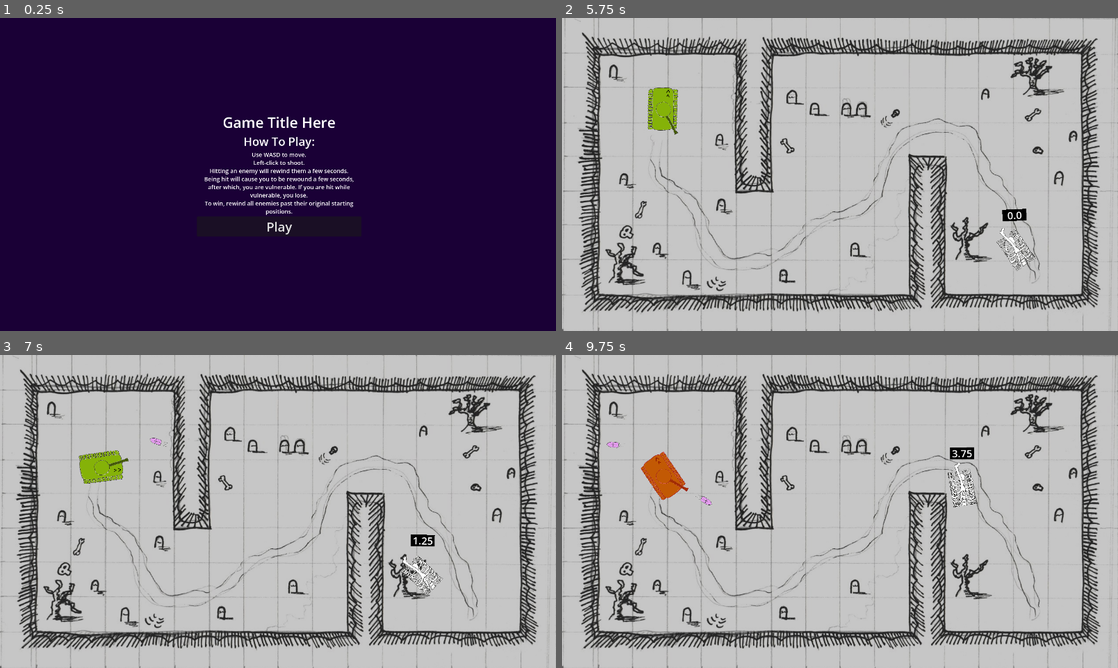
Above: before the commit, frames 1-4 (two rows, left to right).
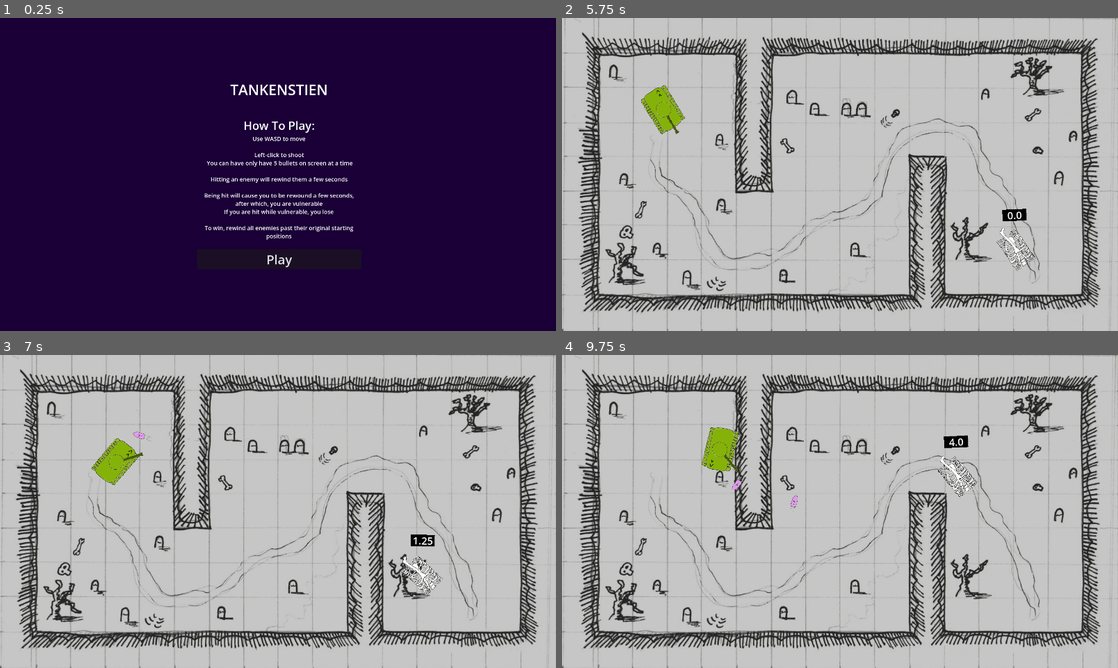
Above: after the commit, the same moments.

Repository: AugWii/GMTK-Game-Jam-Project
Game: Godot game, scene res://scenes/main.tscn
Two runs of this game, one before a commit and one after it. Both use one fixed random seed, a clock stepped at 60 frames per second and the inputs below. The engine's default icon, where the game draws it, is replaced by a stand-in: a white triangle on a blue panel in a dark square.
Inputs (mouse positions are in pixels of both pictures, inside the frame that each line leads up to):
- Up to frame 1 (0.25 s): no input
- Up to frame 2 (5.75 s): click "Play" at 0.5 s; tap Enter at 1.25, 2.75, 4.25 s; move the mouse to (962, 158) at 1.27 s; press the mouse at (962, 158) at 1.28 s; hold D (turn_right) 1.28-2.03 s; tap Space at 2, 3.5, 5 s; move the mouse to (728, 190) at 2.02 s; release the mouse at (728, 190) at 2.03 s; hold S (move_backward) 2.03-2.78 s; click (728, 190) at 2.1 s; move the mouse to (895, 105) at 2.77 s; press the mouse at (895, 105) at 2.78 s; hold D (turn_right) 2.78-3.53 s; move the mouse to (812, 237) at 3.52 s; release the mouse at (812, 237) at 3.53 s; hold W (move_forward) 3.53-4.28 s; click (812, 237) at 3.6 s; move the mouse to (1006, 221) at 4.27 s; press the mouse at (1006, 221) at 4.28 s; hold A (turn_left) from 4.28 s (still down); move the mouse to (673, 127) at 5.02 s; release the mouse at (673, 127) at 5.03 s; click (673, 127) at 5.1 s
- Up to frame 3 (7 s): move the mouse to (305, 511) at 5.77 s; release A (turn_left) at 5.78 s; press the mouse at (305, 511) at 5.78 s; hold S (move_backward) 5.78-6.53 s; move the mouse to (194, 433) at 6.52 s; release the mouse at (194, 433) at 6.53 s; hold D (turn_right) from 6.53 s (still down); click (194, 433) at 6.6 s
- Up to frame 4 (9.75 s): move the mouse to (962, 495) at 7.27 s; release D (turn_right) at 7.28 s; press the mouse at (962, 495) at 7.28 s; hold W (move_forward) 7.28-8.03 s; move the mouse to (728, 527) at 8.02 s; release the mouse at (728, 527) at 8.03 s; hold D (turn_right) 8.03-8.78 s; click (728, 527) at 8.1 s; move the mouse to (895, 442) at 8.77 s; press the mouse at (895, 442) at 8.78 s; hold S (move_backward) 8.78-9.53 s; move the mouse to (812, 574) at 9.52 s; release the mouse at (812, 574) at 9.53 s; hold A (turn_left) from 9.53 s (still down); click (812, 574) at 9.6 s

The runs differ from the first frame. In frame 1, 2.7% of the frame differs, in the area x 36-64%, y 21-80%; in frame 2, 0.4%; in frame 3, 0.8%; in frame 4, 2.4%.

Commit message:
fixed a lot of stuff

Diff:
--- a/scenes/current_level.gd
+++ b/scenes/current_level.gd
@@ -26,7 +26,7 @@
 		if node is Enemy:
 			enemies_left += 1
 
-	if enemies_left == 0:
+	if enemies_left == 0 && curr_level_num != 6:
 		LoadLevel(curr_level_num + 1)
 		level_complete.emit()
 
--- a/scenes/main_menu.tscn
+++ b/scenes/main_menu.tscn
@@ -38,23 +38,32 @@
 [node name="Label" type="Label" parent="Control/VBoxContainer" unique_id=937825085]
 layout_mode = 2
 theme_override_font_sizes/font_size = 50
-text = "Game Title Here"
+text = "TANKENSTIEN"
 horizontal_alignment = 1
 
 [node name="Label2" type="Label" parent="Control/VBoxContainer" unique_id=1662710927]
 layout_mode = 2
 theme_override_font_sizes/font_size = 40
-text = "How To Play:"
+text = "
+How To Play:"
 horizontal_alignment = 1
 
 [node name="RichTextLabel" type="RichTextLabel" parent="Control/VBoxContainer" unique_id=1528956963]
 layout_mode = 2
 theme_override_font_sizes/normal_font_size = 20
-text = "Use WASD to move.
-Left-click to shoot.
-Hitting an enemy will rewind them a few seconds.
-Being hit will cause you to be rewound a few seconds, after which, you are vulnerable. If you are hit while vulnerable, you lose.
-To win, rewind all enemies past their original starting positions."
+text = "Use WASD to move
+
+Left-click to shoot
+ You can have only have 5 bullets on screen at a time
+
+Hitting an enemy will rewind them a few seconds
+
+Being hit will cause you to be rewound a few seconds, after which, you are vulnerable
+If you are hit while vulnerable, you lose
+
+To win, rewind all enemies past their original starting positions
+
+"
 fit_content = true
 horizontal_alignment = 1
 
--- a/scenes/skeletank.tscn
+++ b/scenes/skeletank.tscn
@@ -141,7 +141,6 @@
 offset = Vector2(0, -175)
 
 [node name="CollisionShape2D" type="CollisionShape2D" parent="." unique_id=1516346738]
-visible = false
 shape = SubResource("CapsuleShape2D_q3shg")
 
 [node name="NavigationAgent2D" type="NavigationAgent2D" parent="." unique_id=727220146]
--- a/scripts/basic_enemy.gd
+++ b/scripts/basic_enemy.gd
@@ -149,10 +149,9 @@
 
 	if rewind_pos.size() > 0:
 		is_rewinding = true
+		$CollisionShape2D.disabled = true
 		$Body.material.set_shader_parameter("is_invincible", true)
 		cannon_sprite.material.set_shader_parameter("is_invincible", true)
-
-		#TODO: set shader
 
 		moving_dir = 0
 		turning = 0
@@ -201,10 +200,10 @@
 			#print("position storage size #2: " + str(current_rewind.size()))
 		if rewind_pos.size() == 0:
 			queue_free()
-		#TODO: remove shader
 
 		$Body.material.set_shader_parameter("is_invincible", false)
 		cannon_sprite.material.set_shader_parameter("is_invincible", false)
+		$CollisionShape2D.disabled = false
 		is_rewinding = false
 
 #Pathfinding Code:
--- a/scripts/main.gd
+++ b/scripts/main.gd
@@ -32,7 +32,10 @@
 		countdown_label.add_theme_font_size_override("font_size", 120)
 		countdown_label.text = "TAKE THE COUNT DOWN!!!"
 		await get_tree().create_timer(2.0).timeout
-	else:
+	elif level.curr_level_num == 6:
+		countdown_label.add_theme_font_size_override("font_size", 120)
+		countdown_label.text = "TANKS FOR PLAYING!!!"
+	elif level.curr_level_num != 6:
 		countdown_label.text = "Start!"
 		await get_tree().create_timer(1.0).timeout
 	countdown_ui.visible = false
--- a/scripts/player.gd
+++ b/scripts/player.gd
@@ -34,6 +34,8 @@
 
 @onready var vulnerable_timer: Timer = $VulnerableTimer
 var is_vulnerable: bool = false
+
+var firstMovement: bool = true
 
 
 
@@ -89,6 +91,20 @@
 			cooldown_timer.start(shot_cooldown)
 
 func _physics_process(_delta: float) -> void:
+	if firstMovement:
+		if Input.is_key_pressed(KEY_W) || Input.is_key_pressed(KEY_UP):
+			moving_dir = 1
+			firstMovement = false
+		if Input.is_key_pressed(KEY_S) || Input.is_key_pressed(KEY_DOWN):
+			moving_dir = -1
+			firstMovement = false
+		if Input.is_key_pressed(KEY_A) || Input.is_key_pressed(KEY_LEFT):
+			turning = -1
+			firstMovement = false
+		if Input.is_key_pressed(KEY_D) || Input.is_key_pressed(KEY_RIGHT):
+			turning = 1
+			firstMovement = false
+
 	if is_rewinding:
 		return
 
